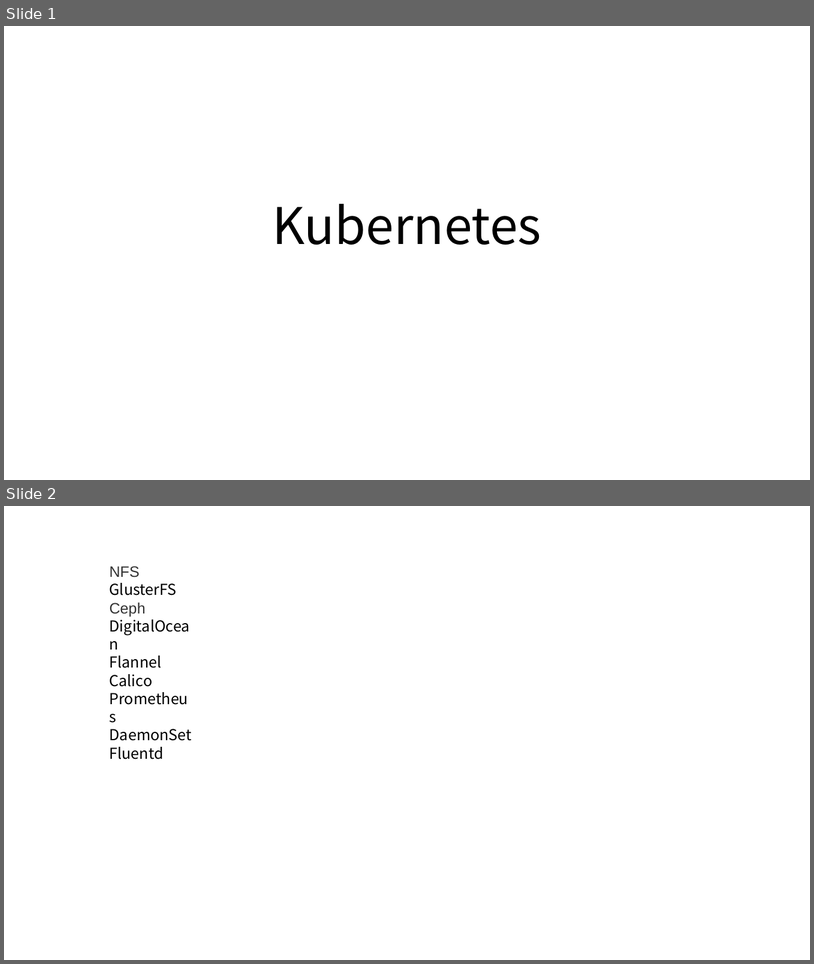
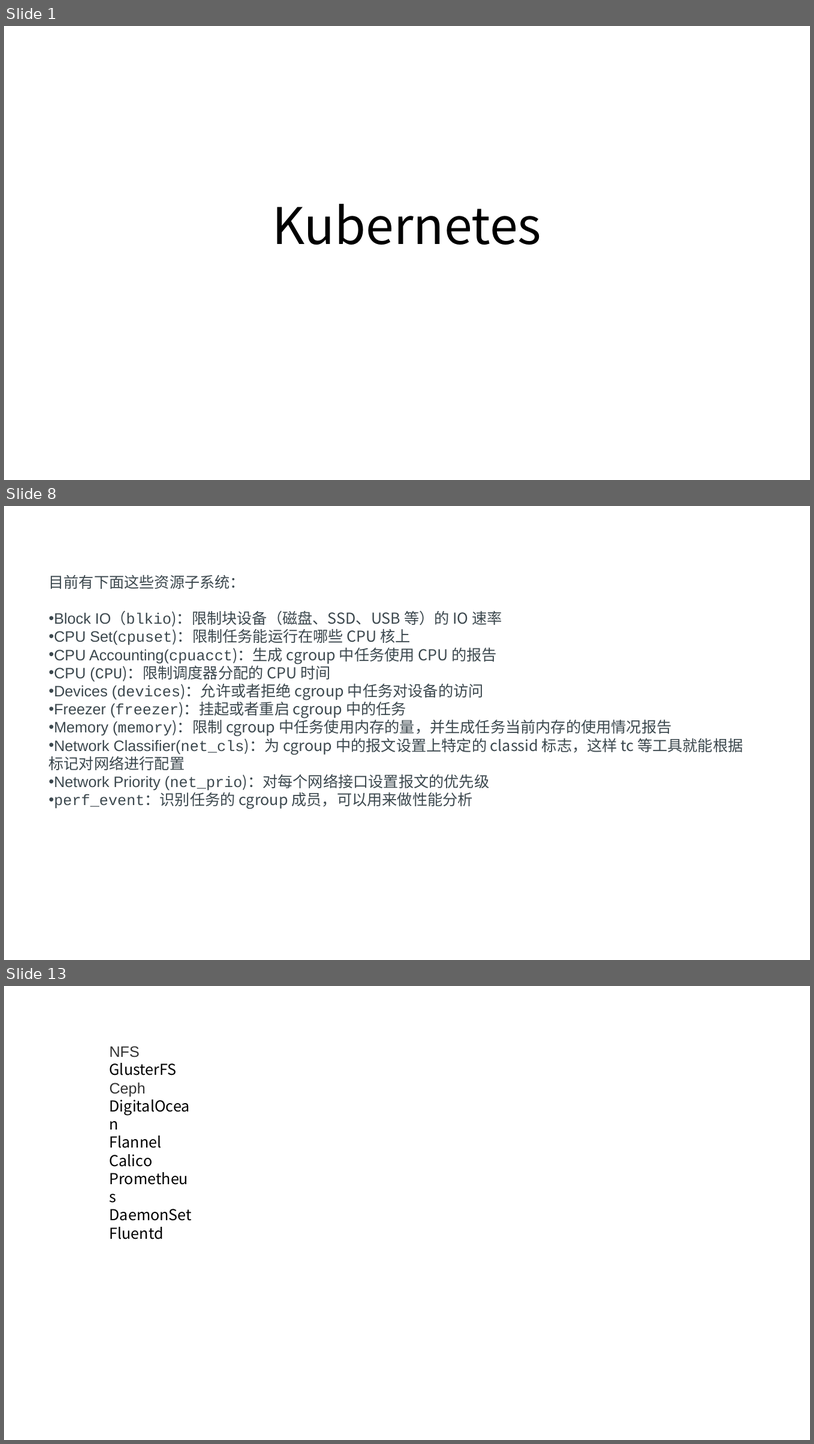
Before and after one commit to axzxs2001/Asp.NetCoreExperiment, a slide deck: Asp.NetCoreExperiment/kubernetes/kubernetes.pptx. Shown one above the other, each under a label of ours: slides 1 and 2 before the commit, slides 1, 8 and 13 after it; the slides between them are not shown. The pictures are 814x964 and 814x1444 pixels, drawn with LibreOffice and Linux fonts; fonts in the diff are those of the drawing. Boxes give left, top, right and bottom in pixels: in the first picture for what was removed or moved away, otherwise in the second. Text is boxed around its words. In the diff, an @@ line names an element or a change of style, - is before the commit and + after.

```diff
--- a/Asp.NetCoreExperiment/kubernetes/kubernetes.pptx
+++ b/Asp.NetCoreExperiment/kubernetes/kubernetes.pptx
@@ slide 8 added at [4, 506, 810, 960], background #FFFFFF @@
@@ text added at [49, 575, 743, 809], 18 pt, text #3C484E @@
+目前有下面这些资源子系统：
+• Block IO（blkio)：限制块设备（磁盘、SSD、USB 等）的 IO 速率
+• CPU Set(cpuset)：限制任务能运行在哪些 CPU 核上
+• CPU Accounting(cpuacct)：生成 cgroup 中任务使用 CPU 的报告
+• CPU (CPU)：限制调度器分配的 CPU 时间
+• Devices (devices)：允许或者拒绝 cgroup 中任务对设备的访问
+• Freezer (freezer)：挂起或者重启 cgroup 中的任务
+• Memory (memory)：限制 cgroup 中任务使用内存的量，并生成任务当前内存的使用情况报告
+• Network Classifier(net_cls)：为 cgroup 中的报文设置上特定的 classid 标志，这样 tc 等工具就能根据标记对网络进行配置
+• Network Priority (net_prio)：对每个网络接口设置报文的优先级
+• perf_event：识别任务的 cgroup 成员，可以用来做性能分析
@@ what was slide 2 is now slide 13 @@
```
Also in this commit, not shown: 10 other slides added.
